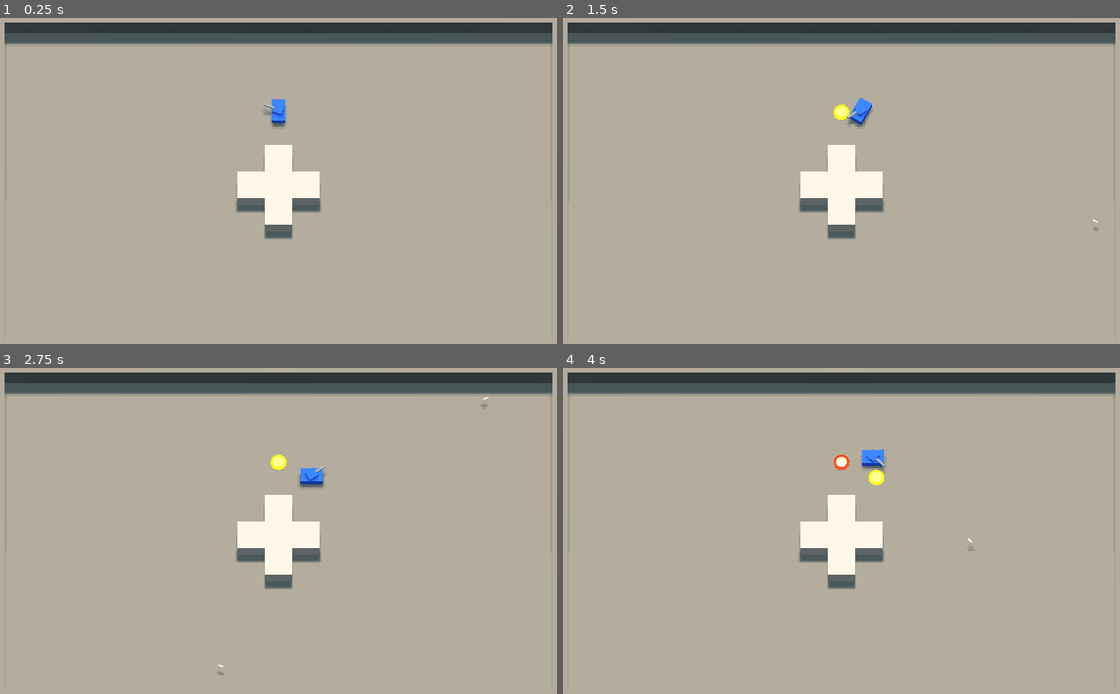
Above: before the commit, frames 1-4 (two rows, left to right).
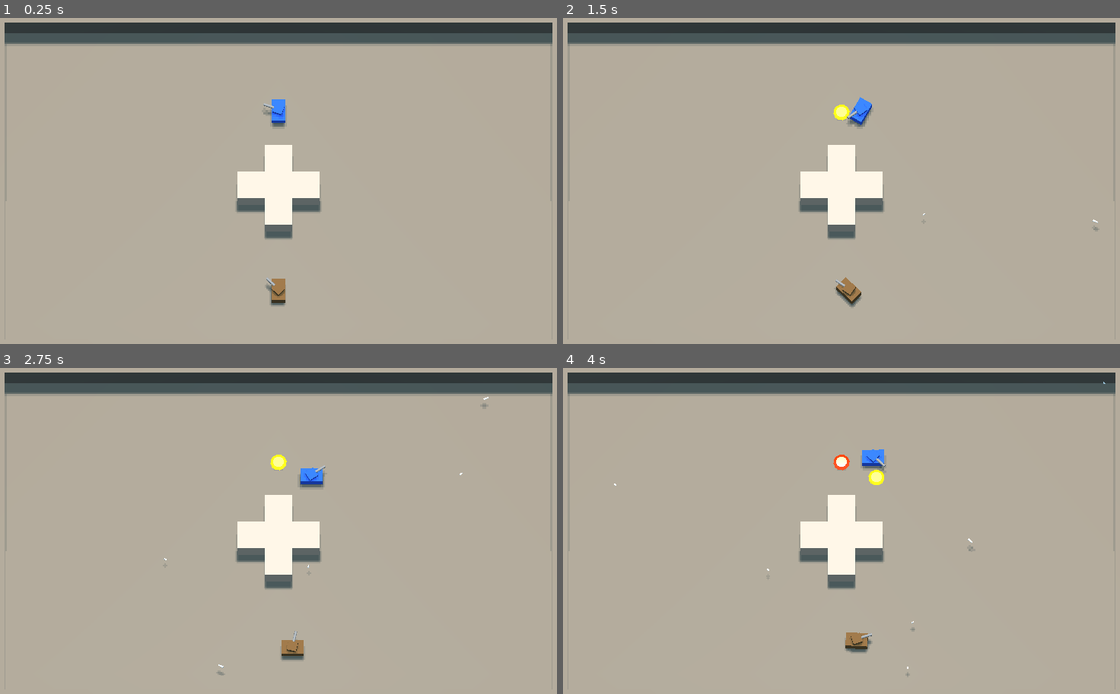
Above: after the commit, the same moments.

Repository: jdrempel/tanks
Game: Godot game, scene res://Main.tscn
The game is run twice, just before and just after one commit, with the same random seed, the same clock (stepped at 60 frames per second) and the same inputs.
Inputs (mouse positions are in pixels of both pictures, inside the frame that each line leads up to):
- Up to frame 1 (0.25 s): no input
- Up to frame 2 (1.5 s): tap Enter at 0.5 s; move the mouse to (975, 167) at 0.52 s; hold D (move_right) 0.53-1.28 s; click (975, 167) at 0.6 s; right-click (975, 167) at 0.8 s; move the mouse to (718, 203) at 1.27 s; hold S (move_down) from 1.28 s (still down); right-click (718, 203) at 1.35 s
- Up to frame 3 (2.75 s): click (155, 553) at 1.55 s; move the mouse to (339, 459) at 2.02 s; release S (move_down) at 2.03 s; hold D (move_right) from 2.03 s (still down); click (339, 459) at 2.1 s; right-click (339, 459) at 2.3 s
- Up to frame 4 (4 s): move the mouse to (813, 605) at 2.77 s; release D (move_right) at 2.78 s; hold W (move_up) 2.78-3.53 s; right-click (813, 605) at 2.85 s; click (813, 605) at 3.05 s; move the mouse to (1025, 589) at 3.52 s; hold A (move_left) from 3.53 s (still down); click (1025, 589) at 3.6 s; right-click (1025, 589) at 3.8 s

The runs differ from the first frame. In frame 1, 0.2% of the frame differs, in the area x 47-52%, y 79-89%; in frame 2, 0.3%; in frame 3, 0.3%; in frame 4, 0.3%, in the area x 9-98%, y 4-95%.

Commit message:
Add all different enemy types

Diff:
--- a/Main.tscn
+++ b/Main.tscn
@@ -1,11 +1,12 @@
-[gd_scene load_steps=7 format=2]
+[gd_scene load_steps=8 format=2]
 
 [ext_resource path="res://world/SideWall.tscn" type="PackedScene" id=1]
 [ext_resource path="res://world/WallBlock.tscn" type="PackedScene" id=2]
-[ext_resource path="res://characters/Player.tscn" type="PackedScene" id=3]
+[ext_resource path="res://characters/player/Player.tscn" type="PackedScene" id=3]
 [ext_resource path="res://Main.gd" type="Script" id=4]
 [ext_resource path="res://world/Floor.tscn" type="PackedScene" id=5]
 [ext_resource path="res://world/TopWall.tscn" type="PackedScene" id=6]
+[ext_resource path="res://characters/enemies/EnemyBrown.tscn" type="PackedScene" id=8]
 
 [node name="Main" type="Node"]
 script = ExtResource( 4 )
@@ -61,3 +62,6 @@
 
 [node name="Player" parent="." instance=ExtResource( 3 )]
 transform = Transform( 1, 0, 0, 0, 1, 0, 0, 0, 1, 0, 0.718547, -3 )
+
+[node name="EnemyBrown" parent="." instance=ExtResource( 8 )]
+transform = Transform( -1, 0, -2.62269e-07, 0, 1, 0, 2.62269e-07, 0, -1, -0.0115631, 0.718537, 3.80292 )
--- a/characters/Player.tscn
+++ b/characters/enemies/Enemy.tscn
@@ -2,7 +2,7 @@
 
 [ext_resource path="res://characters/weapons/cannon/Bullet.tscn" type="PackedScene" id=1]
 [ext_resource path="res://characters/TurretRoot.gd" type="Script" id=2]
-[ext_resource path="res://characters/Player.gd" type="Script" id=3]
+[ext_resource path="res://characters/enemies/Enemy.gd" type="Script" id=3]
 [ext_resource path="res://materials/tank_barrel.tres" type="Material" id=4]
 [ext_resource path="res://materials/player1.tres" type="Material" id=5]
 [ext_resource path="res://characters/weapons/WeaponController.gd" type="Script" id=6]
@@ -26,7 +26,7 @@
 radial_segments = 16
 rings = 2
 
-[node name="Player" type="KinematicBody" groups=["tanks"]]
+[node name="Enemy" type="KinematicBody" groups=["tanks"]]
 transform = Transform( 1, 0, 1.74846e-07, 0, 1, 0, -1.74846e-07, 0, 1, 0, 0, 0 )
 collision_mask = 15
 axis_lock_motion_y = true
--- /dev/null
+++ b/characters/enemies/EnemyBlack.tscn
@@ -0,0 +1,14 @@
+[gd_scene load_steps=3 format=2]
+
+[ext_resource path="res://characters/enemies/Enemy.tscn" type="PackedScene" id=1]
+[ext_resource path="res://materials/enemy_black.tres" type="Material" id=2]
+
+[node name="EnemyBlack" instance=ExtResource( 1 )]
+move_speed = 2.5
+turn_speed = 1.5
+
+[node name="Body" parent="." index="1"]
+material/0 = ExtResource( 2 )
+
+[node name="Turret" parent="Body/TurretRoot" index="0"]
+material/0 = ExtResource( 2 )
--- /dev/null
+++ b/characters/enemies/EnemyBrown.tscn
@@ -0,0 +1,18 @@
+[gd_scene load_steps=4 format=2]
+
+[ext_resource path="res://characters/enemies/Enemy.tscn" type="PackedScene" id=1]
+[ext_resource path="res://characters/weapons/cannon/Cannon.tscn" type="PackedScene" id=2]
+[ext_resource path="res://materials/enemy_brown.tres" type="Material" id=3]
+
+[node name="EnemyBrown" instance=ExtResource( 1 )]
+move_speed = 1.0
+turn_speed = 0.5
+
+[node name="Body" parent="." index="1"]
+material/0 = ExtResource( 3 )
+
+[node name="Turret" parent="Body/TurretRoot" index="0"]
+material/0 = ExtResource( 3 )
+
+[node name="WeaponController" parent="." index="2"]
+weapons = [ ExtResource( 2 ) ]
--- /dev/null
+++ b/characters/enemies/EnemyGreen.tscn
@@ -0,0 +1,18 @@
+[gd_scene load_steps=4 format=2]
+
+[ext_resource path="res://characters/enemies/Enemy.tscn" type="PackedScene" id=1]
+[ext_resource path="res://materials/enemy_green.tres" type="Material" id=2]
+[ext_resource path="res://characters/weapons/missile/MissileLauncher.tscn" type="PackedScene" id=3]
+
+[node name="EnemyGreen" instance=ExtResource( 1 )]
+move_speed = 0.0
+turn_speed = 0.0
+
+[node name="Body" parent="." index="1"]
+material/0 = ExtResource( 2 )
+
+[node name="Turret" parent="Body/TurretRoot" index="0"]
+material/0 = ExtResource( 2 )
+
+[node name="WeaponController" parent="." index="2"]
+weapons = [ ExtResource( 3 ) ]
--- /dev/null
+++ b/characters/enemies/EnemyGrey.tscn
@@ -0,0 +1,18 @@
+[gd_scene load_steps=4 format=2]
+
+[ext_resource path="res://characters/enemies/Enemy.tscn" type="PackedScene" id=1]
+[ext_resource path="res://materials/enemy_grey.tres" type="Material" id=2]
+[ext_resource path="res://characters/weapons/cannon/Cannon.tscn" type="PackedScene" id=3]
+
+[node name="EnemyGrey" instance=ExtResource( 1 )]
+move_speed = 0.0
+turn_speed = 0.0
+
+[node name="Body" parent="." index="1"]
+material/0 = ExtResource( 2 )
+
+[node name="Turret" parent="Body/TurretRoot" index="0"]
+material/0 = ExtResource( 2 )
+
+[node name="WeaponController" parent="." index="2"]
+weapons = [ ExtResource( 3 ) ]
--- /dev/null
+++ b/characters/enemies/EnemyPurple.tscn
@@ -0,0 +1,19 @@
+[gd_scene load_steps=5 format=2]
+
+[ext_resource path="res://characters/enemies/Enemy.tscn" type="PackedScene" id=1]
+[ext_resource path="res://characters/weapons/cannon/Cannon.tscn" type="PackedScene" id=2]
+[ext_resource path="res://characters/weapons/mines/MineLayer.tscn" type="PackedScene" id=3]
+[ext_resource path="res://materials/enemy_purple.tres" type="Material" id=4]
+
+[node name="EnemyPurple" instance=ExtResource( 1 )]
+move_speed = 2.25
+turn_speed = 1.15
+
+[node name="Body" parent="." index="1"]
+material/0 = ExtResource( 4 )
+
+[node name="Turret" parent="Body/TurretRoot" index="0"]
+material/0 = ExtResource( 4 )
+
+[node name="WeaponController" parent="." index="2"]
+weapons = [ ExtResource( 2 ), ExtResource( 3 ) ]
--- /dev/null
+++ b/characters/enemies/EnemyRed.tscn
@@ -0,0 +1,18 @@
+[gd_scene load_steps=4 format=2]
+
+[ext_resource path="res://characters/enemies/Enemy.tscn" type="PackedScene" id=1]
+[ext_resource path="res://materials/enemy_red.tres" type="Material" id=2]
+[ext_resource path="res://characters/weapons/cannon/Cannon.tscn" type="PackedScene" id=3]
+
+[node name="EnemyRed" instance=ExtResource( 1 )]
+move_speed = 1.65
+turn_speed = 1.0
+
+[node name="Body" parent="." index="1"]
+material/0 = ExtResource( 2 )
+
+[node name="Turret" parent="Body/TurretRoot" index="0"]
+material/0 = ExtResource( 2 )
+
+[node name="WeaponController" parent="." index="2"]
+weapons = [ ExtResource( 3 ) ]
--- /dev/null
+++ b/characters/enemies/EnemyTeal.tscn
@@ -0,0 +1,17 @@
+[gd_scene load_steps=4 format=2]
+
+[ext_resource path="res://characters/enemies/Enemy.tscn" type="PackedScene" id=1]
+[ext_resource path="res://characters/weapons/rocket/RocketLauncher.tscn" type="PackedScene" id=2]
+[ext_resource path="res://materials/enemy_teal.tres" type="Material" id=3]
+
+[node name="EnemyTeal" instance=ExtResource( 1 )]
+move_speed = 1.0
+
+[node name="Body" parent="." index="1"]
+material/0 = ExtResource( 3 )
+
+[node name="Turret" parent="Body/TurretRoot" index="0"]
+material/0 = ExtResource( 3 )
+
+[node name="WeaponController" parent="." index="2"]
+weapons = [ ExtResource( 2 ) ]
--- /dev/null
+++ b/characters/enemies/EnemyWhite.tscn
@@ -0,0 +1,19 @@
+[gd_scene load_steps=5 format=2]
+
+[ext_resource path="res://characters/enemies/Enemy.tscn" type="PackedScene" id=1]
+[ext_resource path="res://characters/weapons/cannon/Cannon.tscn" type="PackedScene" id=2]
+[ext_resource path="res://characters/weapons/mines/MineLayer.tscn" type="PackedScene" id=3]
+[ext_resource path="res://materials/enemy_white.tres" type="Material" id=4]
+
+[node name="EnemyWhite" instance=ExtResource( 1 )]
+move_speed = 1.75
+turn_speed = 0.6
+
+[node name="Body" parent="." index="1"]
+material/0 = ExtResource( 4 )
+
+[node name="Turret" parent="Body/TurretRoot" index="0"]
+material/0 = ExtResource( 4 )
+
+[node name="WeaponController" parent="." index="2"]
+weapons = [ ExtResource( 2 ), ExtResource( 3 ) ]
--- /dev/null
+++ b/characters/enemies/EnemyYellow.tscn
@@ -0,0 +1,18 @@
+[gd_scene load_steps=5 format=2]
+
+[ext_resource path="res://characters/enemies/Enemy.tscn" type="PackedScene" id=1]
+[ext_resource path="res://characters/weapons/cannon/Cannon.tscn" type="PackedScene" id=2]
+[ext_resource path="res://characters/weapons/mines/MineLayer.tscn" type="PackedScene" id=3]
+[ext_resource path="res://materials/enemy_yellow.tres" type="Material" id=4]
+
+[node name="EnemyYellow" instance=ExtResource( 1 )]
+move_speed = 1.25
+
+[node name="Body" parent="." index="1"]
+material/0 = ExtResource( 4 )
+
+[node name="Turret" parent="Body/TurretRoot" index="0"]
+material/0 = ExtResource( 4 )
+
+[node name="WeaponController" parent="." index="2"]
+weapons = [ ExtResource( 2 ), ExtResource( 3 ) ]
--- /dev/null
+++ b/characters/player/Player.gd
@@ -0,0 +1,75 @@
+extends KinematicBody
+
+export var move_speed := 1.5
+export var turn_speed = 0.8  # rad/s
+
+var velocity := Vector3.ZERO
+
+var target_location: Vector3
+var last_target_direction: Vector3
+var target_rotation: Basis
+var opposite_rotation: Basis
+var rotation_lerp := 0.0
+
+
+func set_target_location(new_target: Vector3):
+	target_location = new_target * 1000 + global_transform.origin
+	rotation_lerp = 0
+
+
+func rotate_player(delta, target_direction):
+	target_rotation = transform.looking_at(target_location, Vector3.UP).basis
+	var target_quat = target_rotation.get_rotation_quat()
+	var angle_to_target = transform.basis.get_rotation_quat().angle_to(target_quat)
+	opposite_rotation = target_rotation.rotated(Vector3.UP, PI)
+	var opposite_quat = opposite_rotation.get_rotation_quat()
+	var angle_to_opposite = transform.basis.get_rotation_quat().angle_to(opposite_quat)
+	var pointing_vector: Vector3
+	if angle_to_target > angle_to_opposite:
+		target_rotation = opposite_rotation
+	var facing_vector := -transform.basis.z.normalized()
+	var opposing_vector := transform.basis.z.normalized()
+	if facing_vector.dot(target_direction) < 1 and opposing_vector.dot(target_direction) < 1:
+		if rotation_lerp < 1:
+			rotation_lerp += delta * turn_speed
+		elif rotation_lerp > 1:
+			rotation_lerp = 1
+		transform.basis = transform.basis.slerp(target_rotation, rotation_lerp).orthonormalized()
+
+	return [facing_vector, opposing_vector]
+
+
+func destroy():
+	queue_free()
+
+
+func get_movement_vector():
+	var target_direction := Vector3.ZERO
+
+	if Input.is_action_pressed("move_up"):
+		target_direction.z -= 1
+	if Input.is_action_pressed("move_down"):
+		target_direction.z += 1
+	if Input.is_action_pressed("move_left"):
+		target_direction.x -= 1
+	if Input.is_action_pressed("move_right"):
+		target_direction.x += 1
+
+	if target_direction.length():
+		return target_direction.normalized()
+	return target_direction
+
+
+func _process(delta):
+	var target_direction = get_movement_vector()
+	if target_direction != Vector3.ZERO:
+		var distance_to_target_location = (target_location - transform.origin).length()
+		if target_direction != last_target_direction:
+			set_target_location(target_direction)
+		var vectors = rotate_player(delta, target_direction)
+		var facing_vector = vectors[0]
+		var opposing_vector = vectors[1]
+		if facing_vector.dot(target_direction) > 0.999 or opposing_vector.dot(target_direction) > 0.999:
+			velocity = move_and_slide(move_speed * target_direction, Vector3.UP)
+
+	last_target_direction = target_direction
--- /dev/null
+++ b/characters/player/Player.tscn
@@ -0,0 +1,67 @@
+[gd_scene load_steps=13 format=2]
+
+[ext_resource path="res://characters/weapons/WeaponController.gd" type="Script" id=1]
+[ext_resource path="res://characters/TurretRoot.gd" type="Script" id=2]
+[ext_resource path="res://characters/player/Player.gd" type="Script" id=3]
+[ext_resource path="res://materials/tank_barrel.tres" type="Material" id=4]
+[ext_resource path="res://materials/player1.tres" type="Material" id=5]
+[ext_resource path="res://characters/weapons/cannon/Bullet.tscn" type="PackedScene" id=6]
+[ext_resource path="res://characters/weapons/missile/MissileLauncher.tscn" type="PackedScene" id=7]
+[ext_resource path="res://characters/weapons/mines/MineLayer.tscn" type="PackedScene" id=8]
+
+[sub_resource type="CapsuleShape" id=1]
+radius = 0.300532
+height = 0.28788
+
+[sub_resource type="CubeMesh" id=2]
+size = Vector3( 0.5, 0.4, 0.8 )
+
+[sub_resource type="CubeMesh" id=3]
+size = Vector3( 0.35, 0.15, 0.35 )
+
+[sub_resource type="CylinderMesh" id=4]
+top_radius = 0.05
+bottom_radius = 0.05
+height = 0.4
+radial_segments = 16
+rings = 2
+
+[node name="Player" type="KinematicBody" groups=["tanks"]]
+transform = Transform( 1, 0, 1.74846e-07, 0, 1, 0, -1.74846e-07, 0, 1, 0, 0, 0 )
+collision_mask = 15
+axis_lock_motion_y = true
+move_lock_y = true
+script = ExtResource( 3 )
+
+[node name="CollisionShape" type="CollisionShape" parent="."]
+transform = Transform( 1, 0, 0, 0, 1, 0, 0, 0, 1, 0, 0.0819974, 0 )
+shape = SubResource( 1 )
+
+[node name="Body" type="MeshInstance" parent="."]
+transform = Transform( -1, 0, -8.74228e-08, 0, 1, 0, 8.74228e-08, 0, -1, 0, 0, 0 )
+mesh = SubResource( 2 )
+material/0 = ExtResource( 5 )
+
+[node name="TurretRoot" type="Spatial" parent="Body"]
+transform = Transform( 1, 0, 0, 0, 1, 0, 0, 0, 1, 0, 0.275, 0 )
+script = ExtResource( 2 )
+ordnance = ExtResource( 6 )
+
+[node name="Turret" type="MeshInstance" parent="Body/TurretRoot"]
+mesh = SubResource( 3 )
+material/0 = ExtResource( 5 )
+
+[node name="Barrel" type="MeshInstance" parent="Body/TurretRoot"]
+transform = Transform( 1, 0, 0, 0, -4.37114e-08, -1, 0, 1, -4.37114e-08, 1.96594e-07, 0, -0.374591 )
+mesh = SubResource( 4 )
+material/0 = ExtResource( 4 )
+
+[node name="FirePointCannon" type="Spatial" parent="Body/TurretRoot"]
+transform = Transform( 1, 0, 0, 0, 1, 0, 0, 0, 1, 1.76235e-07, 0, -0.671965 )
+
+[node name="FirePointMineLayer" type="Spatial" parent="Body"]
+transform = Transform( 1, 0, 0, 0, 1, 0, 0, 0, 1, 0, -0.194906, 0 )
+
+[node name="WeaponController" type="Node" parent="."]
+script = ExtResource( 1 )
+weapons = [ ExtResource( 7 ), ExtResource( 8 ) ]
--- a/characters/weapons/AbstractWeapon.gd
+++ b/characters/weapons/AbstractWeapon.gd
@@ -36,11 +36,14 @@
 
 
 func set_fire_point(node_name: String):
-	fire_point = find_parent("Player").find_node(node_name)
+	var parent = find_parent("Player")
+	if parent == null:
+		parent = find_parent("Enemy*")
+	fire_point = parent.find_node(node_name)
 
 
 func can_fire() -> bool:
-	return off_cooldown and ammo != 0 and live_rounds < max_live_rounds
+	return is_active and off_cooldown and ammo != 0 and live_rounds < max_live_rounds
 
 
 func start_cooldown():
--- a/characters/weapons/WeaponController.gd
+++ b/characters/weapons/WeaponController.gd
@@ -27,7 +27,9 @@
 
 func _process(delta):
 	if Input.is_action_just_pressed("fire_primary"):
-		active_primary._fire()
+		if active_primary != null:
+			active_primary._fire()
 
 	if Input.is_action_just_pressed("fire_secondary"):
-		active_secondary._fire()
+		if active_secondary != null:
+			active_secondary._fire()
--- /dev/null
+++ b/materials/enemy_black.tres
@@ -0,0 +1,4 @@
+[gd_resource type="SpatialMaterial" format=2]
+
+[resource]
+albedo_color = Color( 0.0745098, 0.0784314, 0.0823529, 1 )
--- /dev/null
+++ b/materials/enemy_brown.tres
@@ -0,0 +1,4 @@
+[gd_resource type="SpatialMaterial" format=2]
+
+[resource]
+albedo_color = Color( 0.427451, 0.305882, 0.176471, 1 )
--- /dev/null
+++ b/materials/enemy_green.tres
@@ -0,0 +1,4 @@
+[gd_resource type="SpatialMaterial" format=2]
+
+[resource]
+albedo_color = Color( 0.192157, 0.643137, 0.0666667, 1 )
--- /dev/null
+++ b/materials/enemy_grey.tres
@@ -0,0 +1,4 @@
+[gd_resource type="SpatialMaterial" format=2]
+
+[resource]
+albedo_color = Color( 0.247059, 0.243137, 0.235294, 1 )
--- /dev/null
+++ b/materials/enemy_purple.tres
@@ -0,0 +1,4 @@
+[gd_resource type="SpatialMaterial" format=2]
+
+[resource]
+albedo_color = Color( 0.262745, 0.0823529, 0.466667, 1 )
--- /dev/null
+++ b/materials/enemy_red.tres
@@ -0,0 +1,4 @@
+[gd_resource type="SpatialMaterial" format=2]
+
+[resource]
+albedo_color = Color( 0.878431, 0.282353, 0.235294, 1 )
--- /dev/null
+++ b/materials/enemy_teal.tres
@@ -0,0 +1,4 @@
+[gd_resource type="SpatialMaterial" format=2]
+
+[resource]
+albedo_color = Color( 0.0941176, 0.356863, 0.301961, 1 )
--- /dev/null
+++ b/materials/enemy_white.tres
@@ -0,0 +1,5 @@
+[gd_resource type="SpatialMaterial" format=2]
+
+[resource]
+flags_do_not_receive_shadows = true
+albedo_color = Color( 0.54902, 0.615686, 0.682353, 1 )
--- /dev/null
+++ b/materials/enemy_yellow.tres
@@ -0,0 +1,4 @@
+[gd_resource type="SpatialMaterial" format=2]
+
+[resource]
+albedo_color = Color( 0.85098, 0.831373, 0.305882, 1 )
--- /dev/null
+++ b/materials/player2.tres
@@ -0,0 +1,4 @@
+[gd_resource type="SpatialMaterial" format=2]
+
+[resource]
+albedo_color = Color( 0.745098, 0.164706, 0.164706, 1 )
Renamed: characters/Player.gd -> characters/enemies/Enemy.gd
